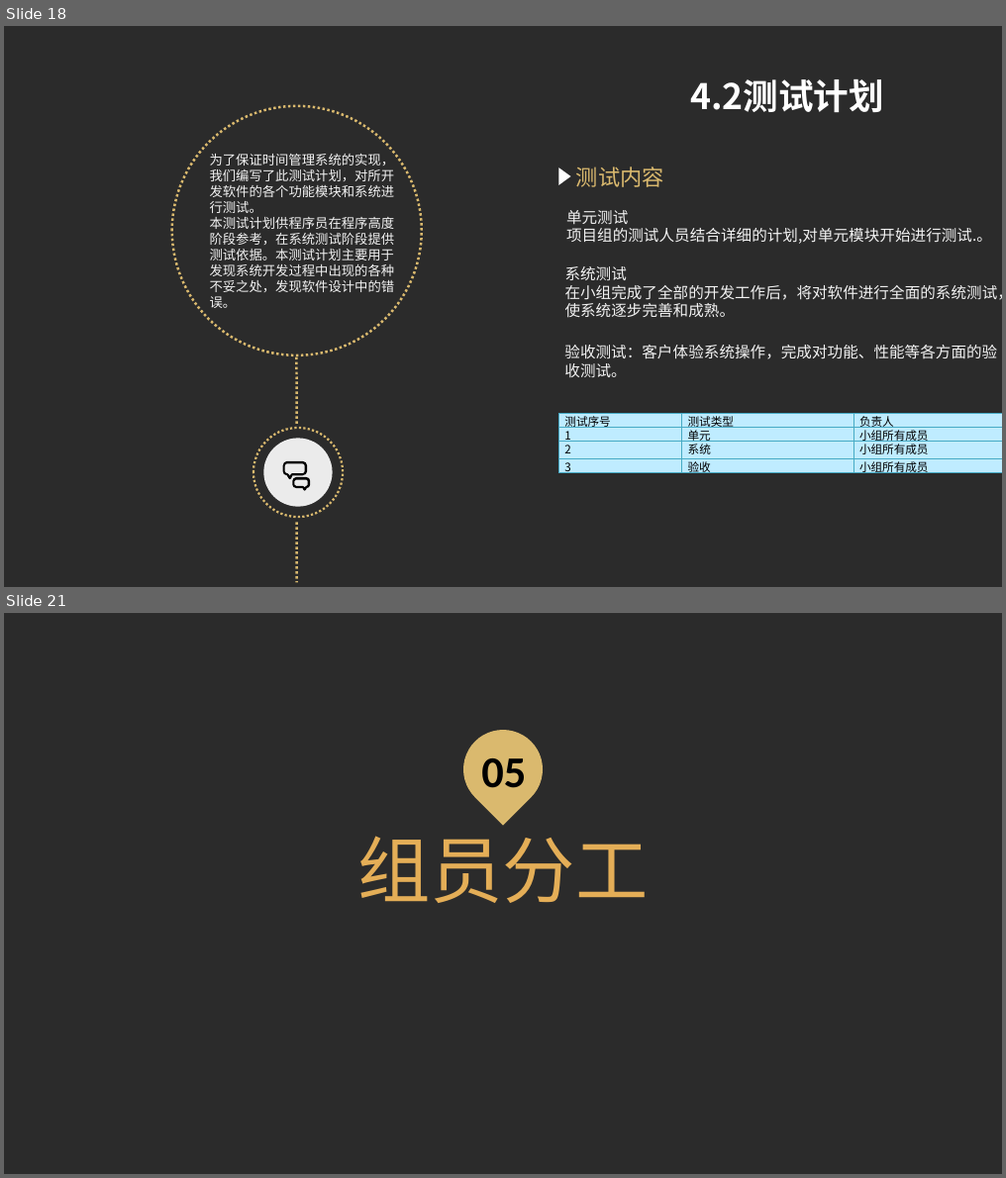
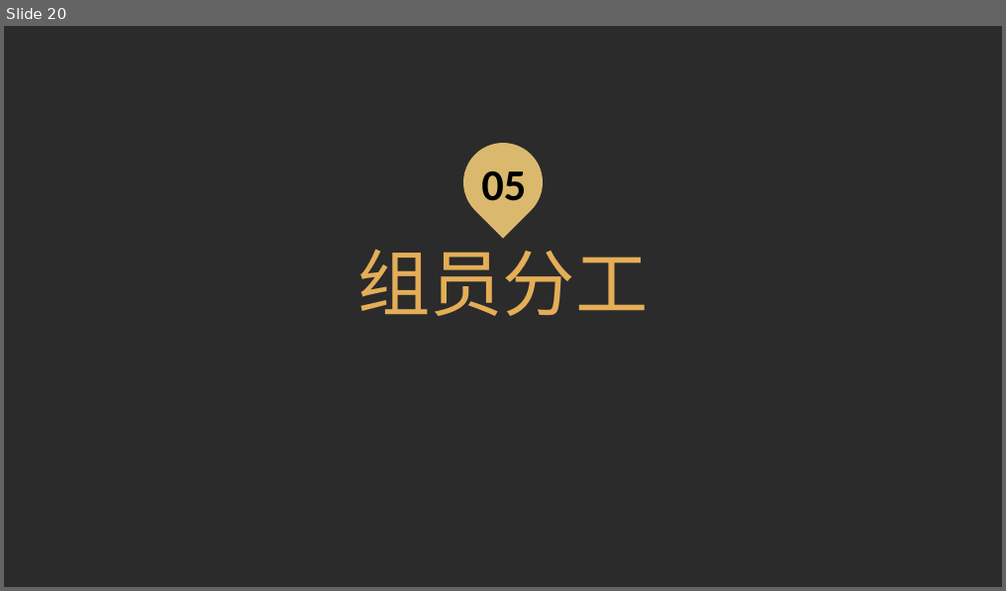
Before and after one commit to SE-2018-G01/TimeNote, a slide deck: SE2018春-G01-项目计划.pptx. Shown one above the other, each under a label of ours: slides 18 and 21 before the commit, slide 20 after it; the slides between them are not shown. The pictures are 1006x1178 and 1006x591 pixels, drawn with LibreOffice and Linux fonts; fonts in the diff are those of the drawing; background and template pictures are left out; a plain dark background stands for a picture behind light text. Boxes give left, top, right and bottom in pixels: in the first picture for what was removed or moved away, otherwise in the second. Text is boxed around its words. In the diff, an @@ line names an element or a change of style, - is before the commit and + after.

```diff
--- a/SE2018春-G01-项目计划.pptx
+++ b/SE2018春-G01-项目计划.pptx
@@ slide 18 removed at (4, 26, 1002, 587), background picture (left out) @@
@@ text removed at (690, 79, 884, 112) @@
-4.2测试计划
@@ ellipse removed at (172, 106, 422, 356) @@
@@ text removed at (210, 151, 395, 308) @@
-为了保证时间管理系统的实现，我们编写了此测试计划，对所开发软件的各个功能模块和系统进行测试。
-本测试计划供程序员在程序高度阶段参考，在系统测试阶段提供测试依据。本测试计划主要用于发现系统开发过程中出现的各种不妥之处，发现软件设计中的错误。
@@ triangle removed at (558, 168, 570, 184) @@
@@ text removed at (576, 167, 664, 187) @@
-测试内容
@@ text removed at (566, 210, 992, 244) @@
-单元测试
-项目组的测试人员结合详细的计划,对单元模块开始进行测试.。
@@ text removed at (565, 267, 1002, 318) @@
-系统测试
-在小组完成了全部的开发工作后，将对软件进行全面的系统测试，
-使系统逐步完善和成熟。
@@ text removed at (564, 345, 997, 377) @@
-验收测试：客户体验系统操作，完成对功能、性能等各方面的验
-收测试。
@@ line removed from (296, 357) to (297, 426) @@
@@ ellipse removed at (253, 428, 343, 517) @@
@@ ellipse removed at (263, 438, 333, 507) @@
@@ table removed at (558, 413, 1002, 479), 4 rows, 3 columns @@
-测试序号 | 测试类型 | 负责人
-1 | 单元 | 小组所有成员
-2 | 系统 | 小组所有成员
-3 | 验收 | 小组所有成员
@@ freeform shape removed at (283, 462, 311, 491) @@
@@ line removed from (297, 523) to (296, 582) @@
@@ what was slide 21 is now slide 20 @@
```
Also in this commit, not shown: 12 slides changed, 1 slide added, 1 other slide removed, 4 other files.
